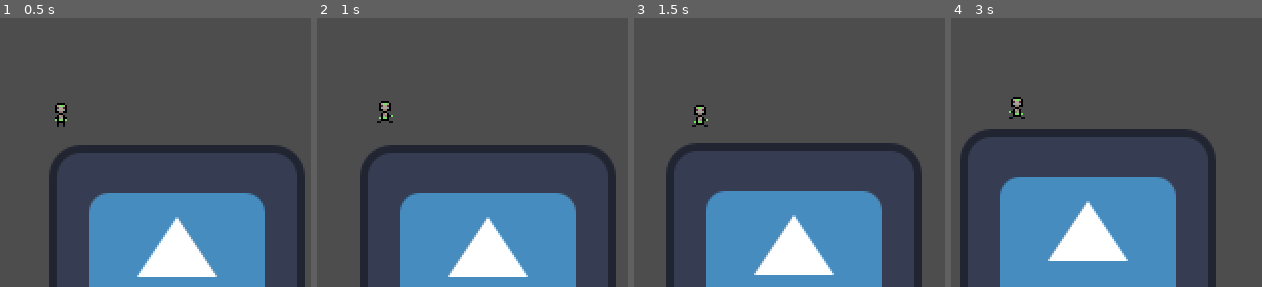
Above: before the commit, frames 1-4 (left to right).
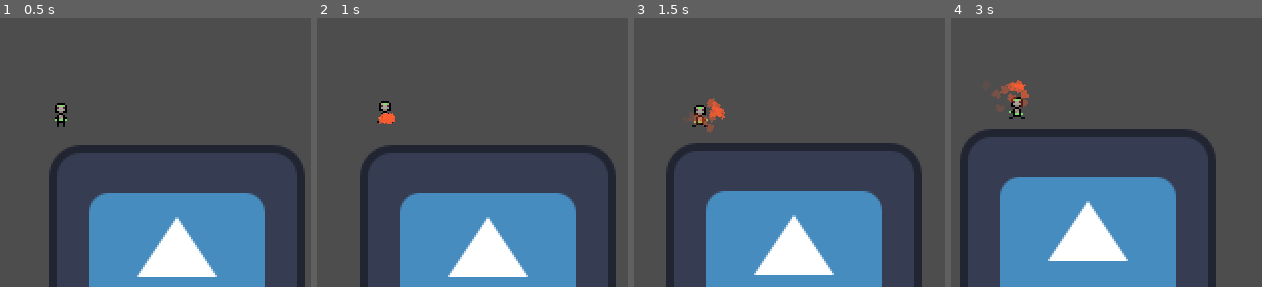
Above: after the commit, the same moments.

Repository: OlliO6/Granted-Wish
Game: Godot game, scene res://content/main.tscn
Two runs of this game, one before a commit and one after it. Both use one fixed random seed, a clock stepped at 60 frames per second and the inputs below. The engine's default icon, where the game draws it, is replaced by a stand-in: a white triangle on a blue panel in a dark square.
Inputs (mouse positions are in pixels of both pictures, inside the frame that each line leads up to):
- Up to frame 1 (0.5 s): no input
- Up to frame 2 (1 s): tap Enter at 0.5 s; move the mouse to (503, 109) at 0.52 s; press the mouse at (503, 109) at 0.53 s; hold D (move_right) from 0.53 s (still down)
- Up to frame 3 (1.5 s): move the mouse to (outside the picture) at 1.27 s; release D (move_right) at 1.28 s; release the mouse at (outside the picture) at 1.28 s; hold S (move_down) from 1.28 s (still down); click (outside the picture) at 1.35 s
- Up to frame 4 (3 s): move the mouse to (1069, 52) at 2.02 s; release S (move_down) at 2.03 s; press the mouse at (1069, 52) at 2.03 s; hold D (move_right) 2.03-2.78 s; move the mouse to (982, 190) at 2.77 s; release the mouse at (982, 190) at 2.78 s; hold W (move_up) from 2.78 s (still down); click (982, 190) at 2.85 s

Frame 1 is identical in both runs. In frame 2, 0.2% of the frame differs, in the area x 19-26%, y 35-40%; in frame 3, 0.6%, in the area x 17-30%, y 29-43%; in frame 4, 0.6%.

Commit message:
Make spell casting work

Diff:
--- a/content/spells/character_body_spell.gd
+++ b/content/spells/character_body_spell.gd
@@ -1,11 +1,8 @@
 extends CharacterBody2D
 
+@export var speed: float
 
-# Called when the node enters the scene tree for the first time.
-func _ready() -> void:
-	pass # Replace with function body.
-
-
-# Called every frame. 'delta' is the elapsed time since the previous frame.
-func _process(delta: float) -> void:
-	pass
+func _physics_process(delta: float) -> void:
+	var collision = move_and_collide(transform.x * delta * speed)
+	if collision:
+		queue_free()
--- a/content/spells/fire_spell.tscn
+++ b/content/spells/fire_spell.tscn
@@ -1,5 +1,6 @@
-[gd_scene load_steps=9 format=3 uid="uid://b7ifegmm708j0"]
+[gd_scene load_steps=20 format=3 uid="uid://b7ifegmm708j0"]
 
+[ext_resource type="Script" path="res://content/spells/character_body_spell.gd" id="1_4gw15"]
 [ext_resource type="Texture2D" uid="uid://3ko6dglu7234" path="res://content/spells/particle_sheet.png" id="1_c86mm"]
 [ext_resource type="Script" path="res://components/fighting/damage_dealer.gd" id="2_jncim"]
 [ext_resource type="Script" path="res://components/fighting/attack_area.gd" id="3_2u1px"]
@@ -13,6 +14,22 @@
 particles_anim_v_frames = 2
 particles_anim_loop = false
 
+[sub_resource type="Curve" id="Curve_emjv0"]
+_data = [Vector2(0, 1), 0.0, 0.0, 0, 0, Vector2(1, 0), -1.56792, 0.0, 0, 0]
+point_count = 2
+
+[sub_resource type="CurveTexture" id="CurveTexture_5841j"]
+curve = SubResource("Curve_emjv0")
+
+[sub_resource type="Curve" id="Curve_snmov"]
+min_value = -1.0
+max_value = 0.0
+_data = [Vector2(0, 0), 0.0, 0.0, 0, 0, Vector2(1, -1), -3.8424, 0.0, 0, 0]
+point_count = 2
+
+[sub_resource type="CurveXYZTexture" id="CurveXYZTexture_nuy0s"]
+curve_y = SubResource("Curve_snmov")
+
 [sub_resource type="Curve" id="Curve_6pl41"]
 min_value = -200.0
 max_value = 200.0
@@ -22,22 +39,92 @@
 [sub_resource type="CurveTexture" id="CurveTexture_iew3n"]
 curve = SubResource("Curve_6pl41")
 
+[sub_resource type="Curve" id="Curve_bbiyu"]
+_data = [Vector2(0.007109, 0), 0.0, 0.0, 0, 0, Vector2(0.222749, 1), 0.0, 0.0, 0, 0, Vector2(1, 1), 0.0, 0.0, 0, 0]
+point_count = 3
+
+[sub_resource type="CurveTexture" id="CurveTexture_piat4"]
+curve = SubResource("Curve_bbiyu")
+
 [sub_resource type="ParticleProcessMaterial" id="ParticleProcessMaterial_3icsx"]
 particle_flag_disable_z = true
 emission_shape = 1
 emission_sphere_radius = 0.55
 angle_min = -720.0
 angle_max = 720.0
+direction = Vector3(-1, 0, 0)
 flatness = 0.533
-initial_velocity_min = 6.45
-initial_velocity_max = 6.45
+initial_velocity_min = 8.8
+initial_velocity_max = 14.2
+directional_velocity_min = 20.2
+directional_velocity_max = 20.2
+directional_velocity_curve = SubResource("CurveXYZTexture_nuy0s")
 gravity = Vector3(0, 0, 0)
 linear_accel_min = 2.0
 linear_accel_max = 2.0
 linear_accel_curve = SubResource("CurveTexture_iew3n")
+scale_curve = SubResource("CurveTexture_piat4")
+alpha_curve = SubResource("CurveTexture_5841j")
+anim_offset_max = 1.0
+
+[sub_resource type="CircleShape2D" id="CircleShape2D_mmrge"]
+radius = 4.0
+
+[sub_resource type="Animation" id="Animation_q30au"]
+resource_name = "default"
+length = 2.0
+tracks/0/type = "value"
+tracks/0/imported = false
+tracks/0/enabled = true
+tracks/0/path = NodePath(".:modulate")
+tracks/0/interp = 1
+tracks/0/loop_wrap = true
+tracks/0/keys = {
+"times": PackedFloat32Array(0, 2),
+"transitions": PackedFloat32Array(2, 1),
+"update": 0,
+"values": [Color(1, 1, 1, 1), Color(1, 1, 1, 0)]
+}
+tracks/1/type = "method"
+tracks/1/imported = false
+tracks/1/enabled = true
+tracks/1/path = NodePath(".")
+tracks/1/interp = 1
+tracks/1/loop_wrap = true
+tracks/1/keys = {
+"times": PackedFloat32Array(2),
+"transitions": PackedFloat32Array(1),
+"values": [{
+"args": [],
+"method": &"queue_free"
+}]
+}
+
+[sub_resource type="Animation" id="Animation_jiilk"]
+length = 0.001
+tracks/0/type = "value"
+tracks/0/imported = false
+tracks/0/enabled = true
+tracks/0/path = NodePath(".:modulate")
+tracks/0/interp = 1
+tracks/0/loop_wrap = true
+tracks/0/keys = {
+"times": PackedFloat32Array(0),
+"transitions": PackedFloat32Array(1),
+"update": 0,
+"values": [Color(1, 1, 1, 1)]
+}
+
+[sub_resource type="AnimationLibrary" id="AnimationLibrary_7gjiw"]
+_data = {
+"RESET": SubResource("Animation_jiilk"),
+"default": SubResource("Animation_q30au")
+}
 
 [node name="FireSpell" type="CharacterBody2D"]
 collision_layer = 8
+script = ExtResource("1_4gw15")
+speed = 25.0
 
 [node name="CollisionShape2D" type="CollisionShape2D" parent="."]
 shape = SubResource("CircleShape2D_qju78")
@@ -48,6 +135,8 @@
 amount = 12
 process_material = SubResource("ParticleProcessMaterial_3icsx")
 texture = ExtResource("1_c86mm")
+explosiveness = 0.19
+local_coords = true
 
 [node name="DamageDealer" type="Node" parent="."]
 script = ExtResource("2_jncim")
@@ -58,3 +147,12 @@
 monitorable = false
 script = ExtResource("3_2u1px")
 damage_dealer = NodePath("../DamageDealer")
+
+[node name="CollisionShape2D" type="CollisionShape2D" parent="AttackArea"]
+shape = SubResource("CircleShape2D_mmrge")
+
+[node name="AnimationPlayer" type="AnimationPlayer" parent="."]
+libraries = {
+"": SubResource("AnimationLibrary_7gjiw")
+}
+autoplay = "default"
--- /dev/null
+++ b/content/spells/spell_data/fire_spell.tres
@@ -0,0 +1,12 @@
+[gd_resource type="Resource" script_class="SpellData" load_steps=3 format=3 uid="uid://capjs85u3qpvr"]
+
+[ext_resource type="Script" path="res://content/spells/spell_data/spell_data.gd" id="1_iukvq"]
+[ext_resource type="PackedScene" uid="uid://b7ifegmm708j0" path="res://content/spells/fire_spell.tscn" id="2_nd3x2"]
+
+[resource]
+script = ExtResource("1_iukvq")
+spell_scene = ExtResource("2_nd3x2")
+color = Color(0.988235, 0.415686, 0.32549, 1)
+rotated = true
+cast_delay = 1.0
+allow_hold = true
--- /dev/null
+++ b/content/spells/spell_data/spell_data.gd
@@ -0,0 +1,8 @@
+class_name SpellData
+extends Resource
+
+@export var spell_scene: PackedScene
+@export var color: Color
+@export var rotated: bool = true
+@export var cast_delay: float = 1
+@export var allow_hold: bool = false
--- a/player/player.tscn
+++ b/player/player.tscn
@@ -7,6 +7,8 @@
 [ext_resource type="Script" path="res://components/fighting/damage_receiver.gd" id="1_v2v0g"]
 [ext_resource type="Script" path="res://components/fighting/health.gd" id="2_blm1e"]
 [ext_resource type="Script" path="res://components/state.gd" id="2_mo2lt"]
+[ext_resource type="Script" path="res://player/spell_caster.gd" id="8_4qdl6"]
+[ext_resource type="Resource" uid="uid://capjs85u3qpvr" path="res://content/spells/spell_data/fire_spell.tres" id="9_e8mk7"]
 
 [sub_resource type="CircleShape2D" id="CircleShape2D_ja0ya"]
 radius = 3.16228
@@ -129,5 +131,13 @@
 sprite_frames = SubResource("SpriteFrames_0sax3")
 animation = &"idle"
 
+[node name="SpellCaster" type="Node2D" parent="."]
+position = Vector2(0, -4)
+script = ExtResource("8_4qdl6")
+spell_data = ExtResource("9_e8mk7")
+
+[node name="Timer" type="Timer" parent="SpellCaster"]
+one_shot = true
+
 [connection signal="state_entered" from="StateMachine/IdleState" to="AnimatedSprite2D" method="play" binds= ["idle"]]
 [connection signal="state_entered" from="StateMachine/RunState" to="AnimatedSprite2D" method="play" binds= ["run"]]
--- /dev/null
+++ b/player/spell_caster.gd
@@ -0,0 +1,30 @@
+extends Node2D
+
+signal spell_casted(spell: Node2D)
+
+@export var spell_data: SpellData
+
+@onready var timer: Timer = get_node("Timer")
+
+func _ready() -> void:
+	InputManager.attack_pressed.connect(_on_attack_pressed)
+	timer.timeout.connect(_on_timeout)
+
+func cast_spell(data: SpellData):
+	var spell := data.spell_scene.instantiate() as Node2D
+	get_tree().current_scene.add_child(spell)
+	spell.position = global_position
+	if data.rotated:
+		spell.rotation = (get_global_mouse_position() - global_position).angle()
+
+	spell_casted.emit(spell)
+	timer.start(data.cast_delay)
+
+func _on_attack_pressed() -> void:
+	if !timer.is_stopped():
+		return
+	cast_spell(spell_data)
+
+func _on_timeout() -> void:
+	if spell_data.allow_hold and InputManager.is_attack_pressed():
+		cast_spell(spell_data)
--- a/singletons/input_manager.gd
+++ b/singletons/input_manager.gd
@@ -1,6 +1,19 @@
 extends Node
 
 const DEADZONE = 0.2
+
+signal attack_pressed
+
+func _unhandled_input(event: InputEvent) -> void:
+
+    if event.is_echo():
+        return
+
+    if event.is_action_pressed("attack"):
+        attack_pressed.emit()
+
+func is_attack_pressed() -> bool:
+    return Input.is_action_pressed("attack")
 
 func get_movement_input_vector() -> Vector2:
 
Not shown: 1 places in player/player.tscn that only renumber resources
